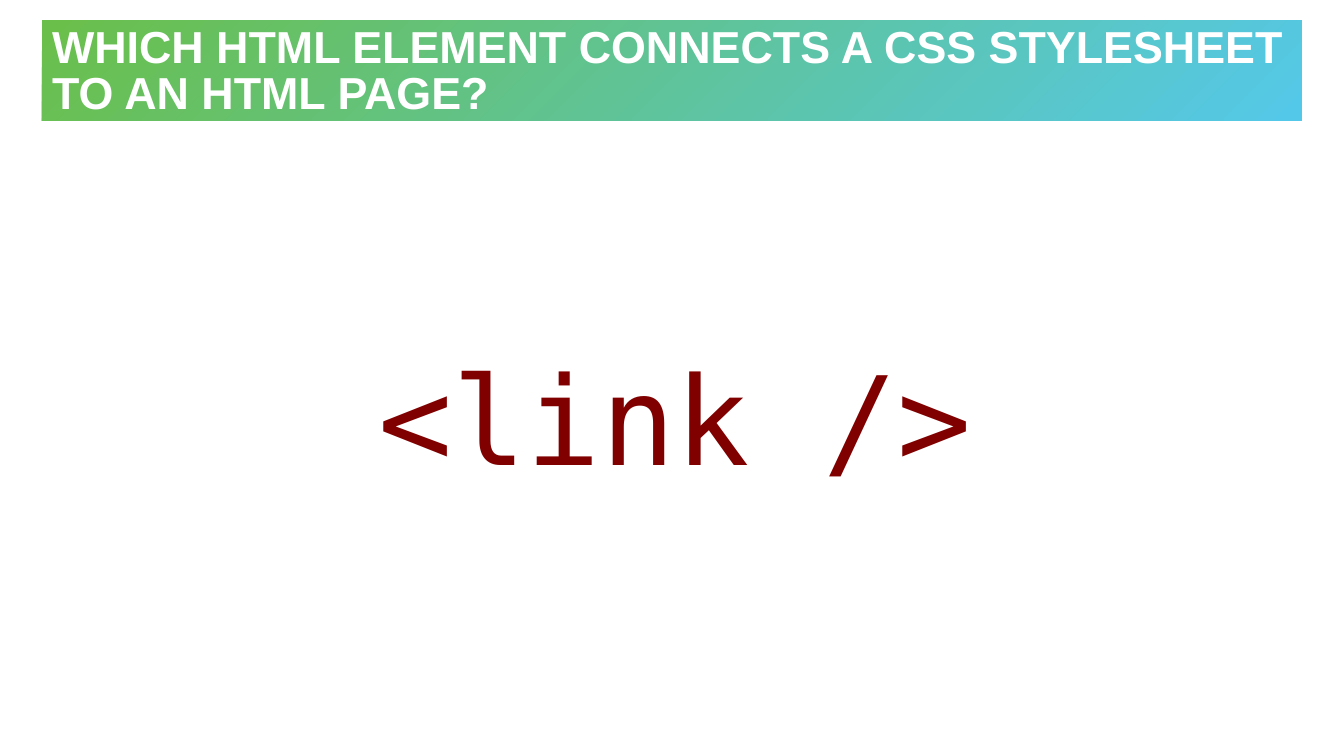
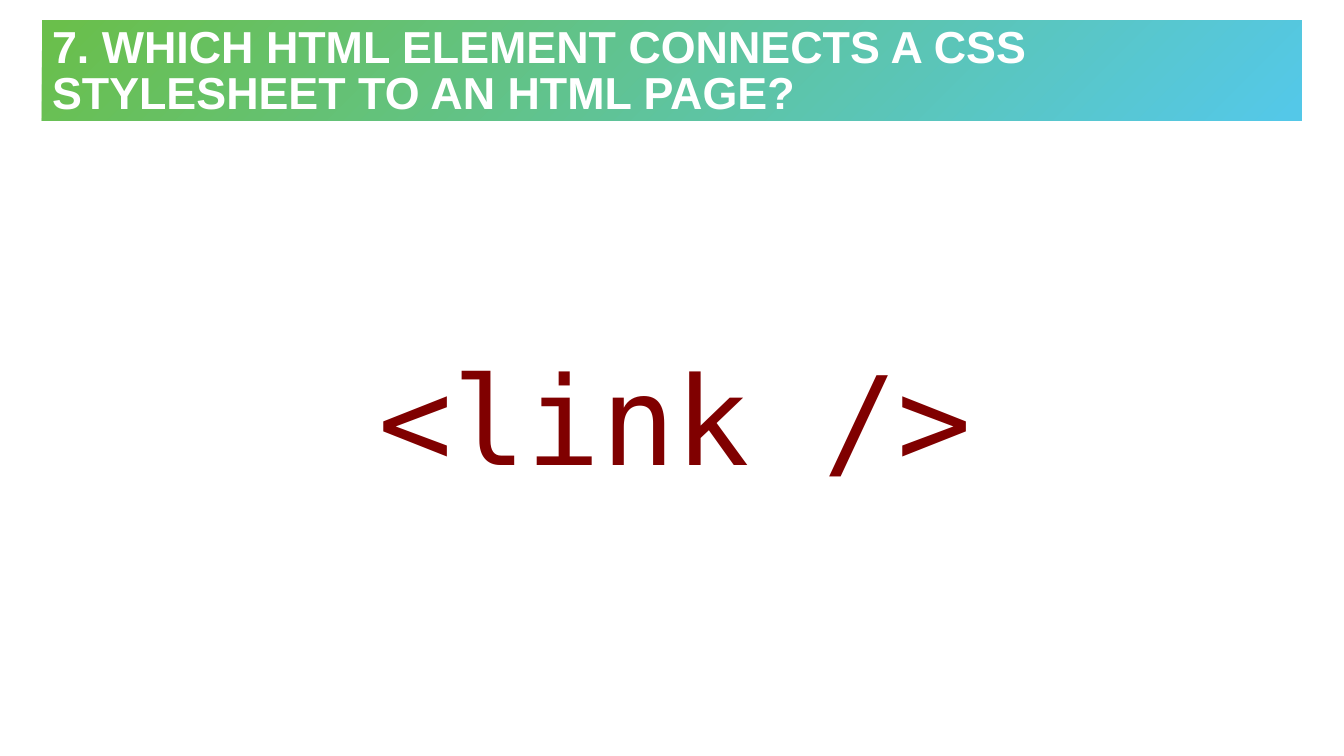
Before and after one commit to hytechclub/web-101, a slide deck: slide 9 of Week06/HtmlCssReviewActivity.pptx (slide 8 before the commit). Drawn at 1344x756 pixels with LibreOffice and Linux fonts; fonts in the diff are those of the drawing. Boxes give left, top, right and bottom in pixels: in the first picture for what was removed or moved away, otherwise in the second. Text is boxed around its words. In the diff, an @@ line names an element or a change of style, - is before the commit and + after.

```diff
--- a/Week06/HtmlCssReviewActivity.pptx
+++ b/Week06/HtmlCssReviewActivity.pptx
@@ title at box(52, 31, 1026, 110): text changed @@
-WHICH HTML ELEMENT CONNECTS A CSS STYLESHEET TO AN HTML PAGE?
+7. WHICH HTML ELEMENT CONNECTS A CSS STYLESHEET TO AN HTML PAGE?
```
Also in this commit, not shown: 12 other slides changed, 1 slide added.
